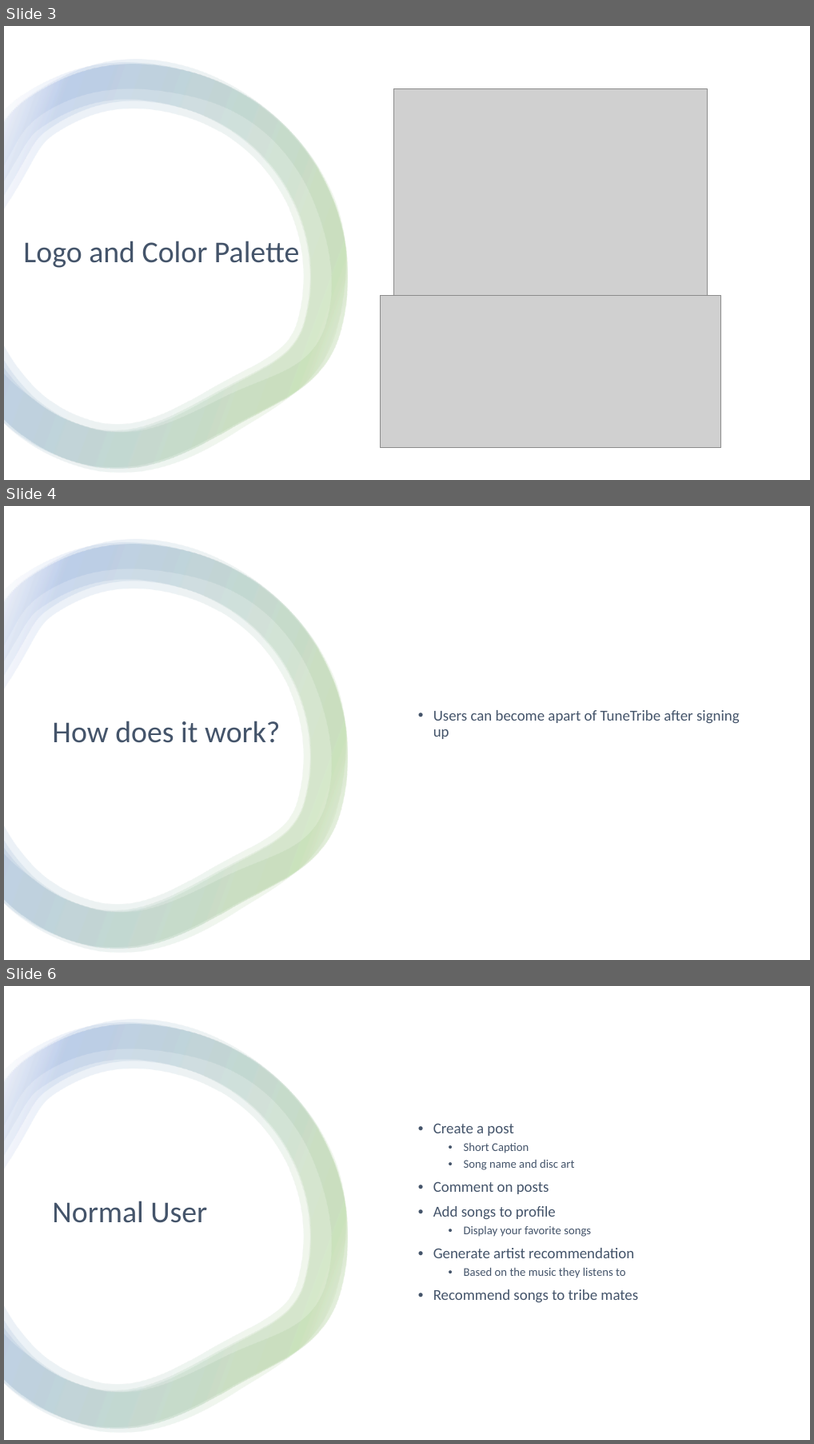
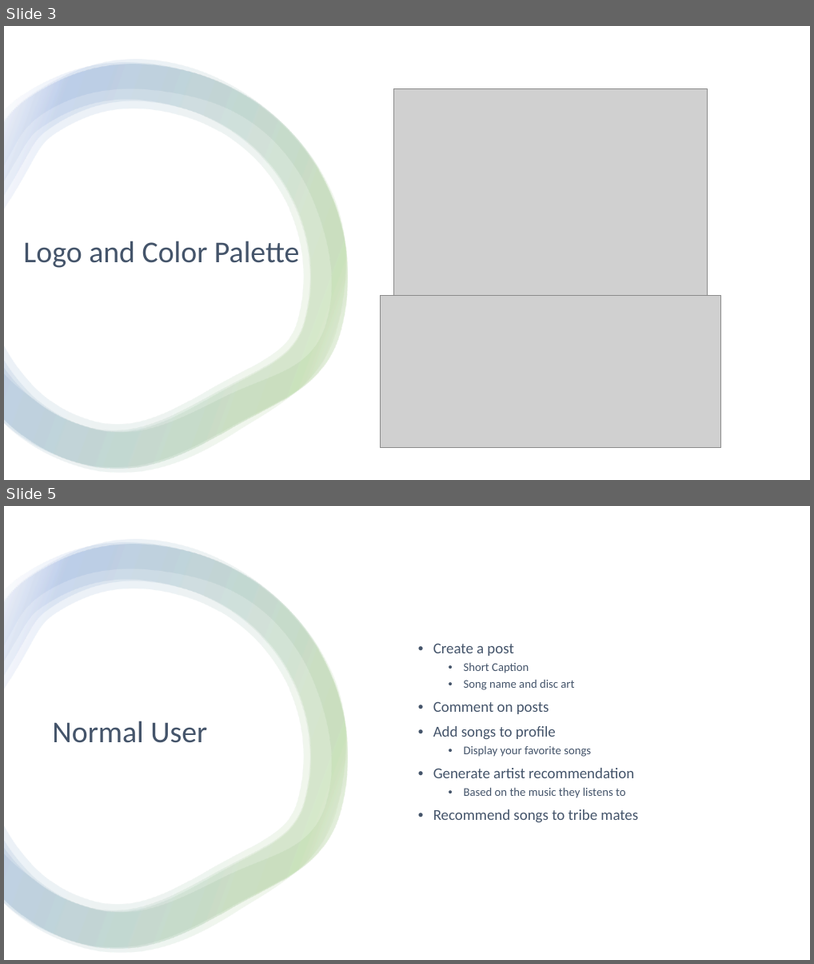
Before and after one commit to etgalang/TuneTribe, a slide deck: TuneTribe.pptx. Shown one above the other, each under a label of ours: slides 3, 4 and 6 before the commit, slides 3 and 5 after it; the slides between them are not shown. The pictures are 814x1444 and 814x964 pixels, drawn with LibreOffice and Linux fonts; fonts in the diff are those of the drawing; grey boxes stand for pictures. Boxes give left, top, right and bottom in pixels: in the first picture for what was removed or moved away, otherwise in the second. Text is boxed around its words. In the diff, an @@ line names an element or a change of style, - is before the commit and + after.

```diff
--- a/TuneTribe.pptx
+++ b/TuneTribe.pptx
@@ slide 4 removed at (4,506,810,960), background #FFFFFF @@
@@ rectangle removed at (4,506,810,960) @@
@@ group removed at (4,540,348,952): 4 freeform shapes @@
@@ title removed at (52,720,280,743) @@
-How does it work?
@@ text removed at (434,710,740,739) @@
-• Users can become apart of TuneTribe after signing up
@@ what was slide 6 is now slide 5 @@
```
Also in this commit, not shown: 2 other files.
